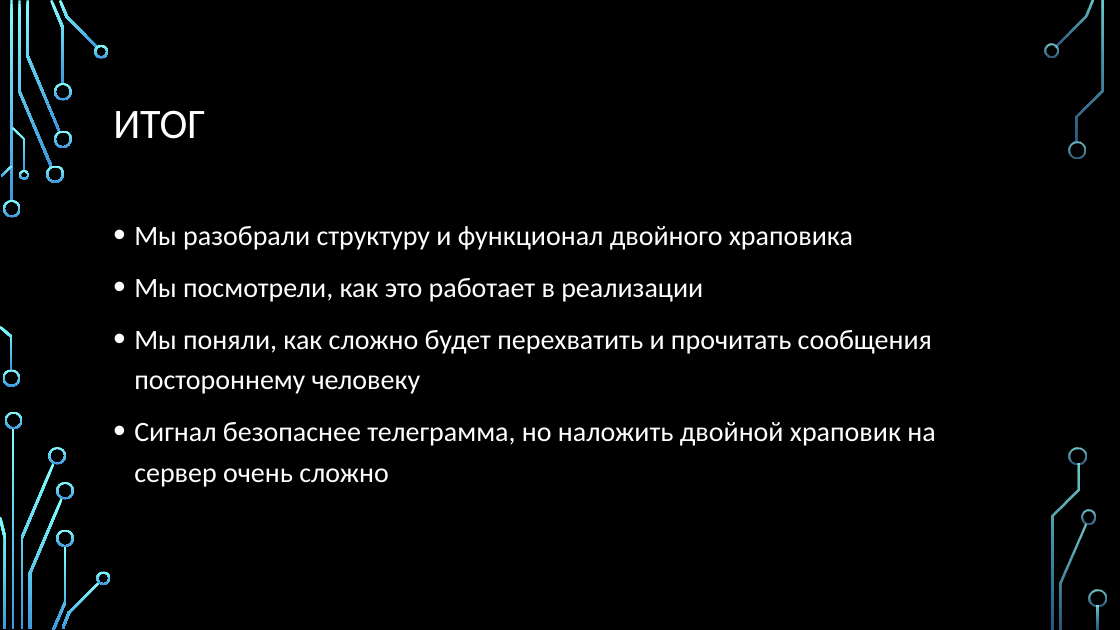
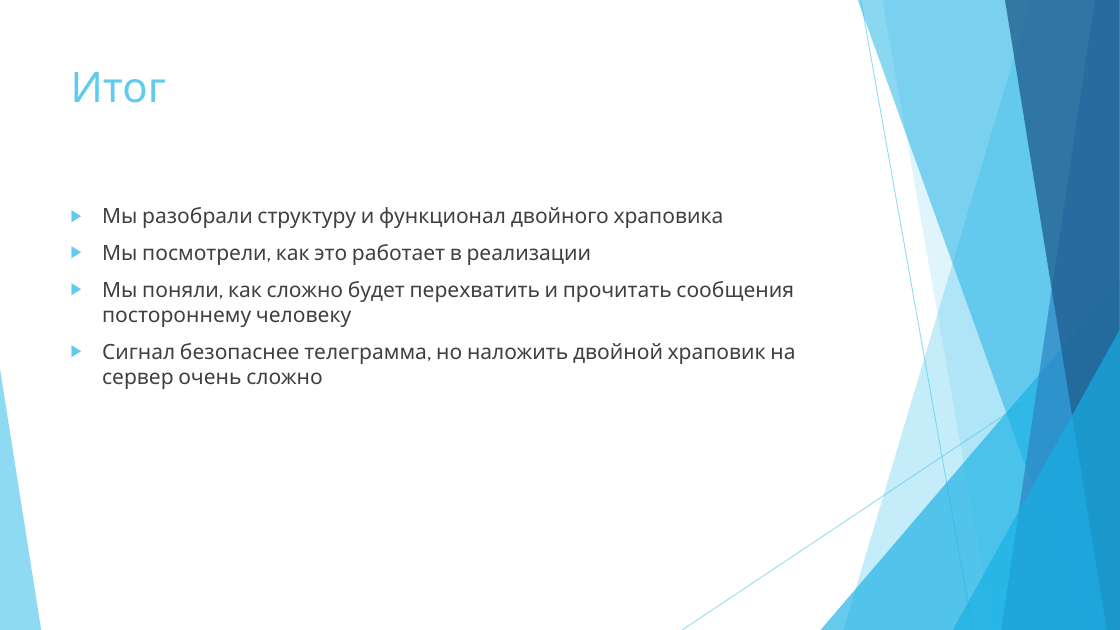
Before and after one commit to natallia-zzz/messenger_crypt, a slide deck: slide 18 of SignalProtocol.pptx (slide 14 before the commit). Drawn at 1120x630 pixels with LibreOffice and Linux fonts; fonts in the diff are those of the drawing; background and template pictures are left out. Boxes give left, top, right and bottom in pixels: in the first picture for what was removed or moved away, otherwise in the second. Text is boxed around its words. In the diff, an @@ line names an element or a change of style, - is before the commit and + after.

```diff
--- a/SignalProtocol.pptx
+++ b/SignalProtocol.pptx
@@ background picture (left out) to #FFFFFF @@
@@ title "Итог" at (71, 72, 166, 103): vertical alignment middle to top @@
@@ title at (71, 72, 166, 103): text changed; font Calibri to Cabin; text colour #FFFFFF to #5FCBEF @@
-ИТОГ
+Итог
@@ text "Мы разобрали структуру и функционал ...": place and size @@
-text "Мы разобрали структуру и функционал ..." at (134, 226, 935, 487)
+text "Мы разобрали структуру и функционал ..." at (102, 207, 795, 389)
@@ text "Мы разобрали структуру и функционал ..." at (102, 207, 795, 389): size 24 to 18 pt, font Calibri to Cabin, text colour #FFFFFF to #404040; bullet • to ▶; line spacing 1.2 to 1 @@
@@ group added at (0, 0, 1120, 630): 5 freeform shapes, 3 triangles, 2 lines @@
@@ group removed at (0, 0, 1107, 630): 33 freeform shapes, 3 rectangles @@
```
Also in this commit, not shown: 13 other slides changed, 5 slides added, 1 slide removed, 2 other files.
